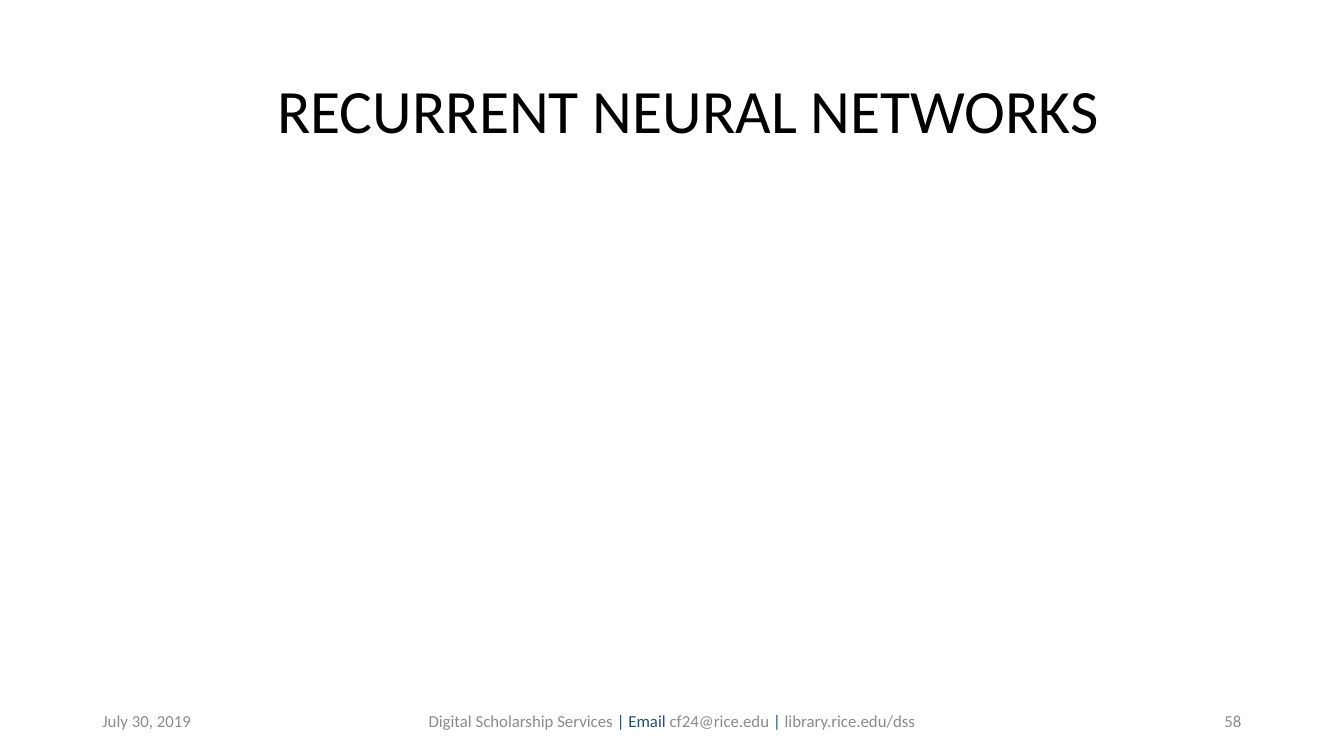
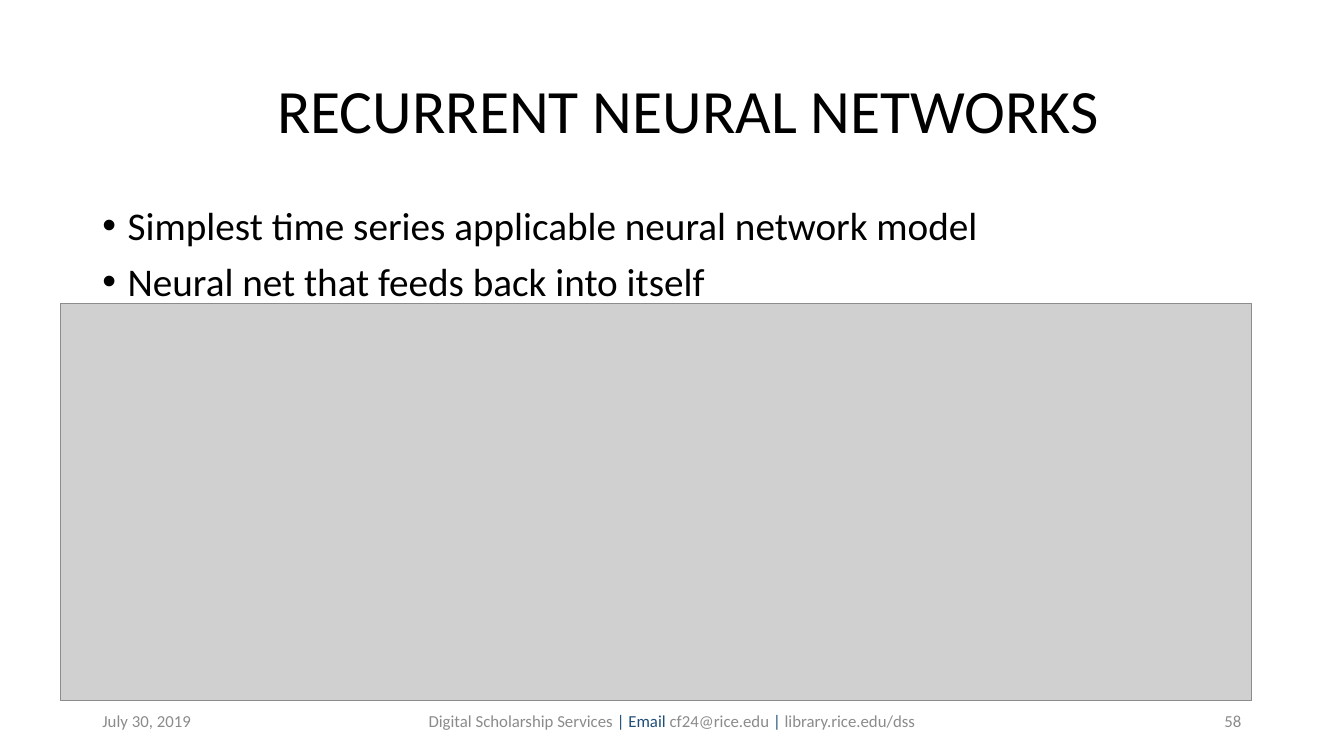
Before and after one commit to bakitybacon/rice-data-and-donuts, a slide deck: slide 58 of tsa/Introduction to Time Series Analysis.pptx. Drawn at 1344x756 pixels with LibreOffice and Linux fonts; fonts in the diff are those of the drawing; grey boxes stand for pictures; background and template pictures are left out. Boxes give left, top, right and bottom in pixels: in the first picture for what was removed or moved away, otherwise in the second. Text is boxed around its words. In the diff, an @@ line names an element or a change of style, - is before the commit and + after.

```diff
--- a/tsa/Introduction to Time Series Analysis.pptx
+++ b/tsa/Introduction to Time Series Analysis.pptx
@@ text added at [128,212,977,306], 28 pt, text #000000 @@
+• Simplest time series applicable neural network model
+• Neural net that feeds back into itself
@@ picture added at [60,303,1251,701] @@
```
Also in this commit, not shown: 2 other slides changed.
